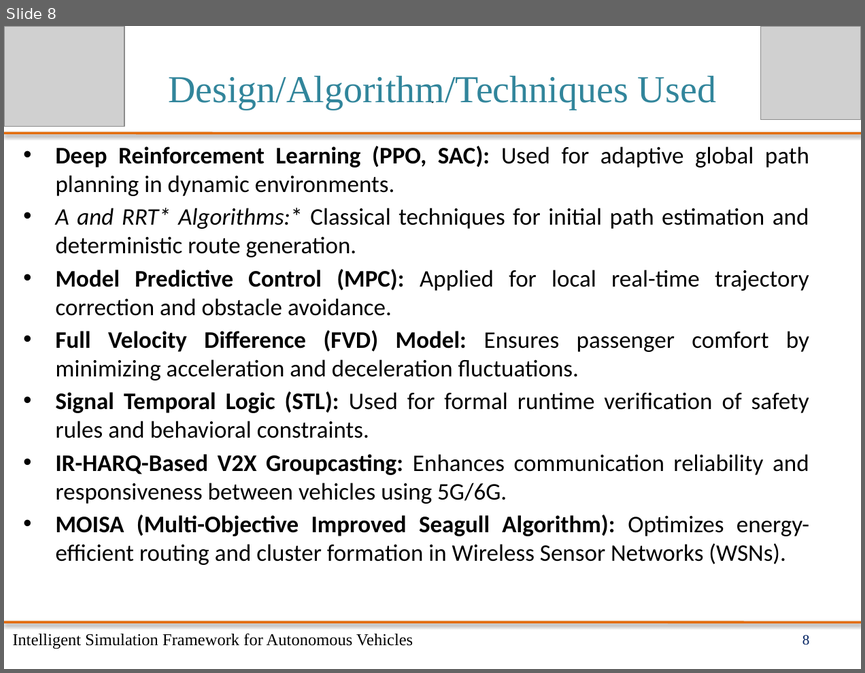
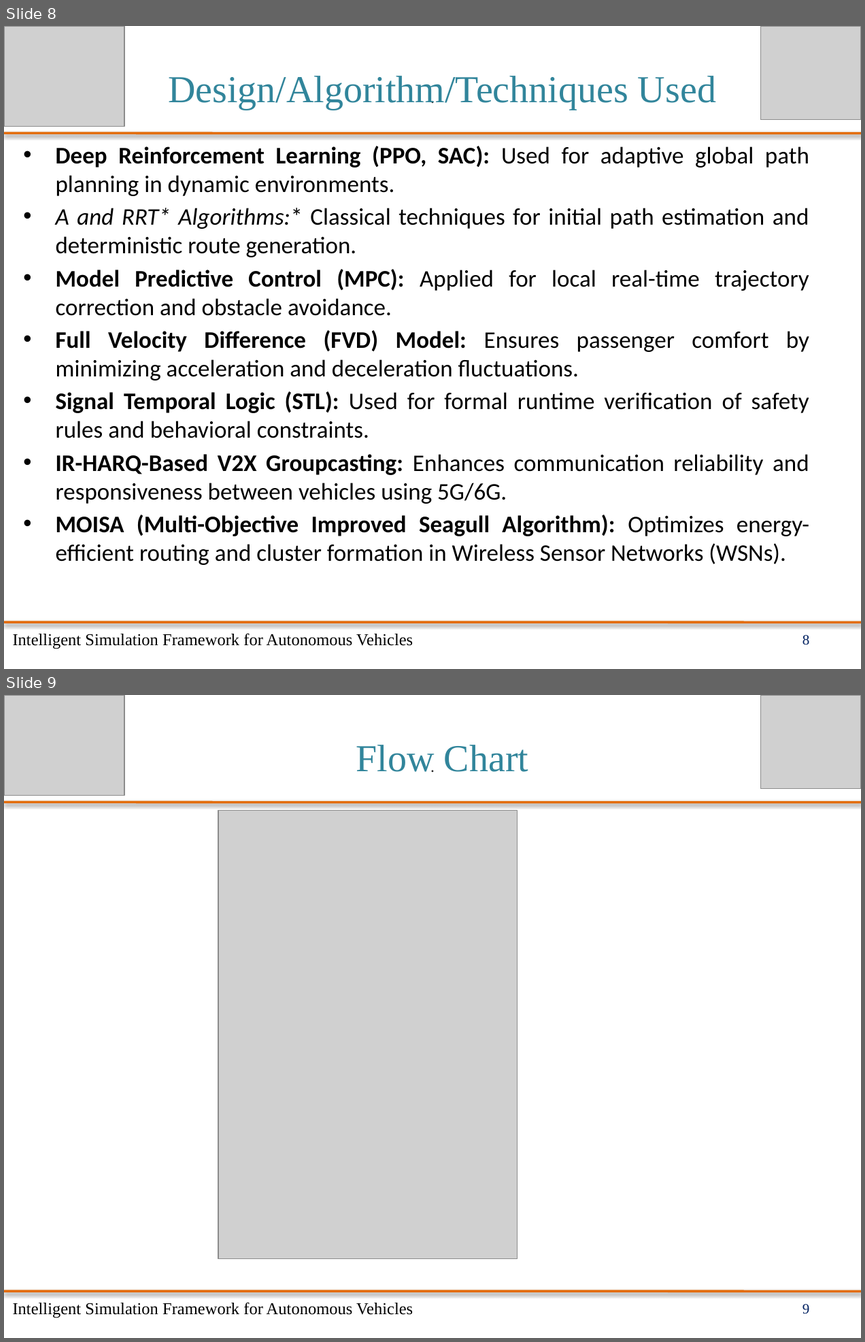
Before and after one commit to Pushpak1203/V2X-Communication, a slide deck: V2X Commu. Docx/PPT's/Presentaion1.pptx. Shown one above the other, each under a label of ours: slide 8 before the commit, slides 8 and 9 after it. The pictures are 865x673 and 865x1342 pixels, drawn with LibreOffice and Linux fonts; fonts in the diff are those of the drawing; grey boxes stand for pictures. Boxes give left, top, right and bottom in pixels: in the first picture for what was removed or moved away, otherwise in the second. Text is boxed around its words. In the diff, an @@ line names an element or a change of style, - is before the commit and + after.

Commit message:
Documentation file updated

```diff
--- a/V2X Commu. Docx/PPT's/Presentaion1.pptx
+++ b/V2X Commu. Docx/PPT's/Presentaion1.pptx
@@ slide 9 added at (x1=4, y1=695, x2=861, y2=1338), background #FFFFFF @@
@@ picture added at (x1=4, y1=695, x2=125, y2=795) @@
@@ picture added at (x1=761, y1=695, x2=861, y2=788) @@
@@ title added at (x1=47, y1=721, x2=818, y2=828), 10 pt, text #262626, bold @@
+.
@@ text added at (x1=356, y1=745, x2=528, y2=772), 32 pt, text #31859B @@
+Flow Chart
@@ line added from (4, 802) to (861, 802), #E36C09 2 pt @@
@@ picture added at (x1=218, y1=810, x2=517, y2=1258) @@
@@ line added from (4, 1291) to (861, 1291), #E36C09 2 pt @@
@@ text added at (x1=13, y1=1302, x2=413, y2=1318), 14 pt, text #000000 @@
+Intelligent Simulation Framework for Autonomous Vehicles
@@ page number added at (x1=802, y1=1304, x2=809, y2=1314), 12 pt, text #002060 @@
+9
```
